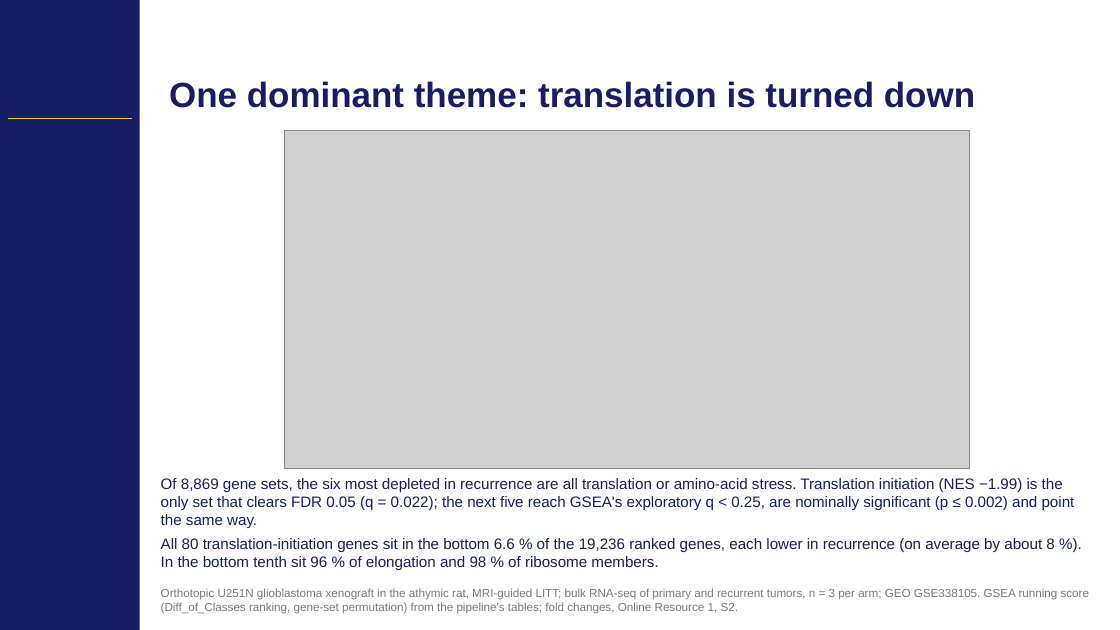
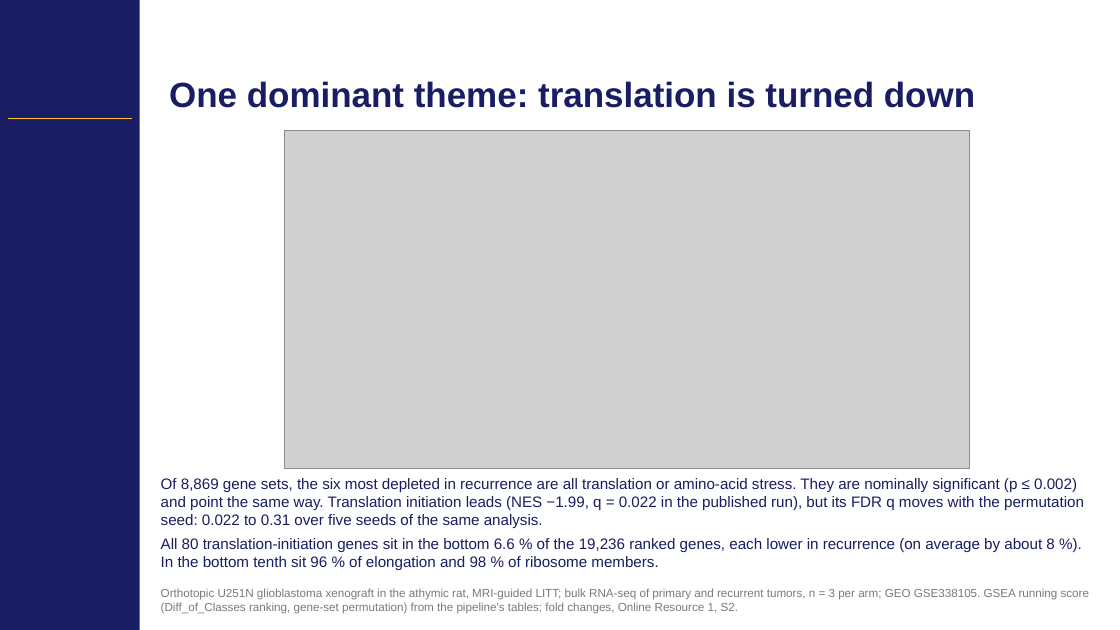
Before and after one commit to Gregory-Schwing-MD-PhD/u251-xenograft-rat-RNASeq-study, a slide deck: slide 11 of SLIDES/CNS2026_Schwing_Abstract418_CNStemplate.pptx. Drawn at 1120x630 pixels with LibreOffice and Linux fonts; fonts in the diff are those of the drawing; grey boxes stand for pictures; background and template pictures are left out. Boxes give left, top, right and bottom in pixels: in the first picture for what was removed or moved away, otherwise in the second. Text is boxed around its words. In the diff, an @@ line names an element or a change of style, - is before the commit and + after.

```diff
--- a/SLIDES/CNS2026_Schwing_Abstract418_CNStemplate.pptx
+++ b/SLIDES/CNS2026_Schwing_Abstract418_CNStemplate.pptx
@@ text at box(161, 478, 1084, 528): text changed @@
-Of 8,869 gene sets, the six most depleted in recurrence are all translation or amino-acid stress. Translation initiation (NES −1.99) is the only set that clears FDR 0.05 (q = 0.022); the next five reach GSEA's exploratory q < 0.25, are nominally significant (p ≤ 0.002) and point the same way.
+Of 8,869 gene sets, the six most depleted in recurrence are all translation or amino-acid stress. They are nominally significant (p ≤ 0.002) and point the same way. Translation initiation leads (NES −1.99, q = 0.022 in the published run), but its FDR q moves with the permutation seed: 0.022 to 0.31 over five seeds of the same analysis.
```
Also in this commit, not shown: 4 other slides changed, 9 other files.
